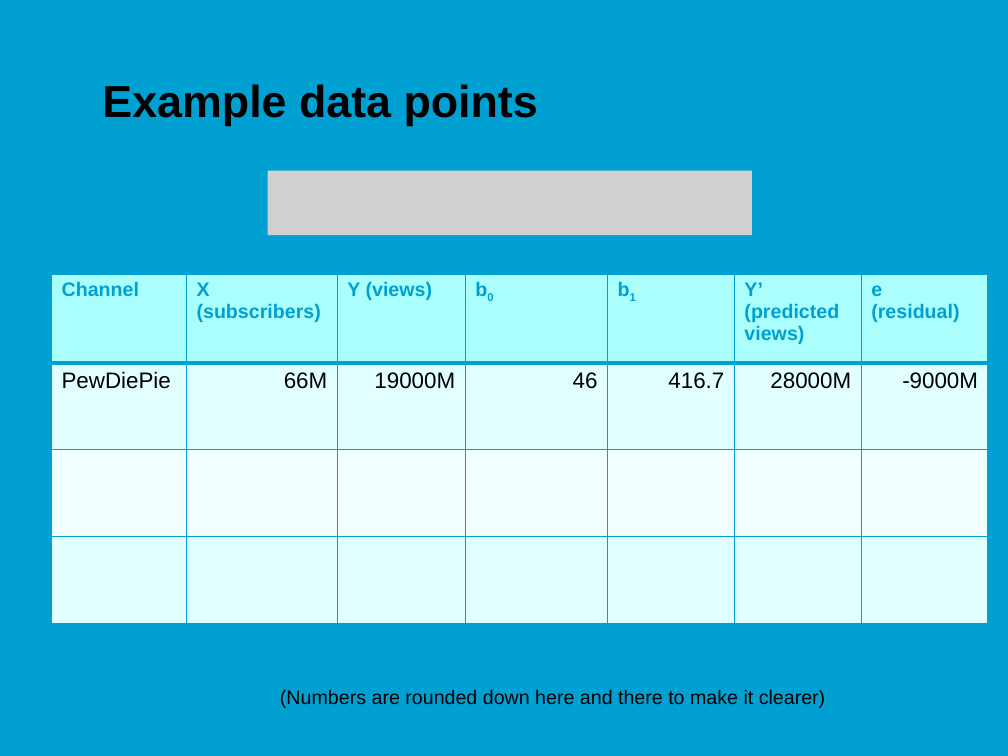
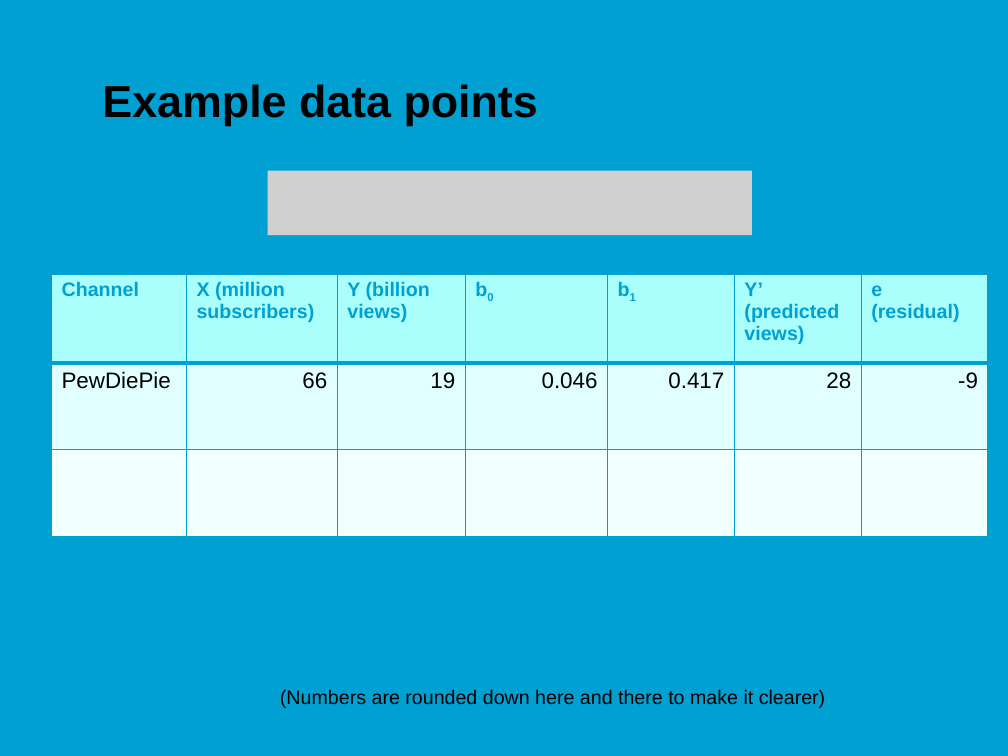
Before and after one commit to jonasmoons/data-driven-learning, a slide deck: slide 8 of slides/Week 3 - linear regression.pptx. Drawn at 1008x756 pixels with LibreOffice and Linux fonts; fonts in the diff are those of the drawing; grey boxes stand for pictures; background and template pictures are left out. Boxes give left, top, right and bottom in pixels: in the first picture for what was removed or moved away, otherwise in the second. Text is boxed around its words. In the diff, an @@ line names an element or a change of style, - is before the commit and + after.

```diff
--- a/slides/Week 3 - linear regression.pptx
+++ b/slides/Week 3 - linear regression.pptx
@@ table at box(51, 274, 989, 536) @@
-row 1, column 2: X (subscribers)
+row 1, column 2: X (million subscribers)
-row 1, column 3: Y (views)
+row 1, column 3: Y (billion views)
-row 2: PewDiePie | 66M | 19000M | 46 | 416.7 | 28000M | -9000M
+row 2: PewDiePie | 66 | 19 | 0.046 | 0.417 | 28 | -9
-row 4:  |  |  |  |  |  | 
```
Also in this commit, not shown: 8 other slides changed, 1 slide removed, 8 other files.
